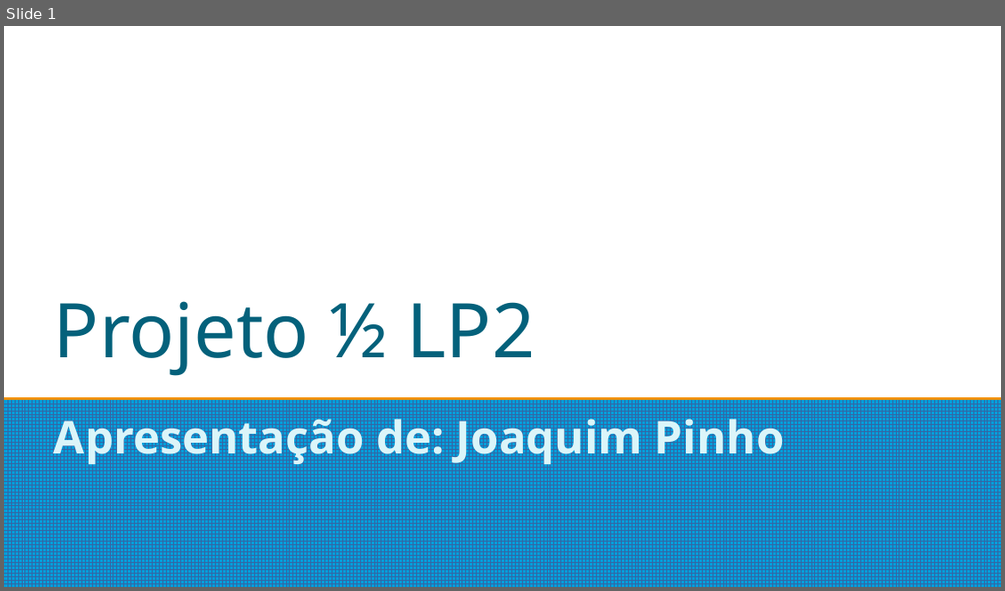
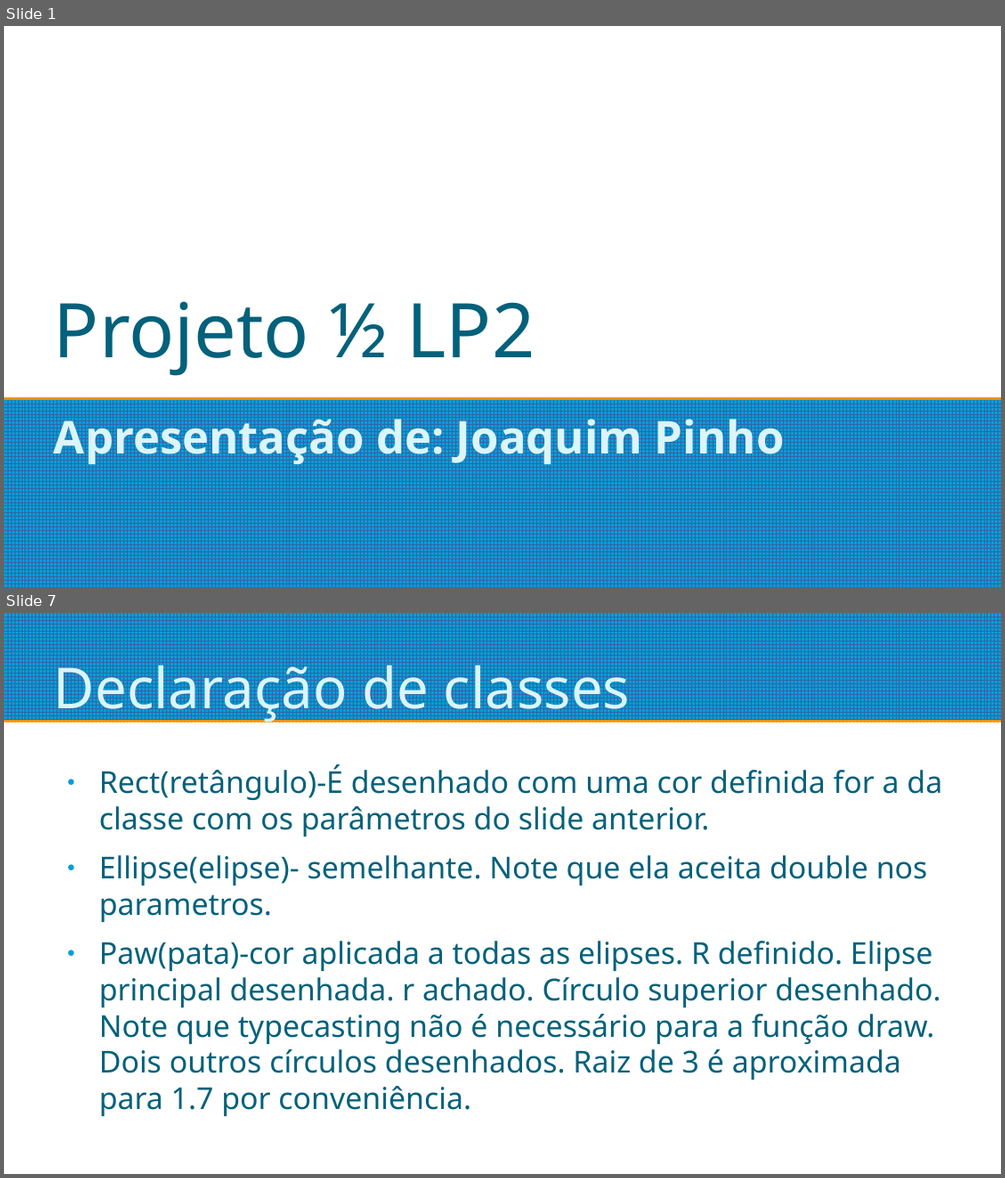
Before and after one commit to Joaquim-Pinho/LP2, a slide deck: Projeto1de2/SlideProjeto1de2.odp. Shown one above the other, each under a label of ours: slide 1 before the commit, slides 1 and 7 after it; the slides between them are not shown. The pictures are 1005x591 and 1005x1178 pixels, drawn with LibreOffice and Linux fonts; fonts in the diff are those of the drawing. Boxes give left, top, right and bottom in pixels: in the first picture for what was removed or moved away, otherwise in the second. Text is boxed around its words. In the diff, an @@ line names an element or a change of style, - is before the commit and + after.

```diff
--- a/Projeto1de2/SlideProjeto1de2.odp
+++ b/Projeto1de2/SlideProjeto1de2.odp
@@ slide 7 added at [4, 613, 1001, 1174], background #FFFFFF @@
@@ rectangle added at [4, 613, 1001, 720], fill pattern #3465A4 on #009EDA @@
@@ title added at [54, 655, 631, 723], 45 pt, text #DBF5F9 @@
+Declaração de classes
@@ text added at [99, 764, 942, 1116], 24 pt, text #04617B @@
+● Rect(retângulo)-É desenhado com uma cor definida for a da classe com os parâmetros do slide anterior.
+● Ellipse(elipse)- semelhante. Note que ela aceita double nos parametros.
+● Paw(pata)-cor aplicada a todas as elipses. R definido. Elipse principal desenhada. r achado. Círculo superior desenhado. Note que typecasting não é necessário para a função draw. Dois outros círculos desenhados. Raiz de 3 é aproximada para 1.7 por conveniência.
```
Also in this commit, not shown: 14 other slides added, 3 slides removed, 14 other files.
